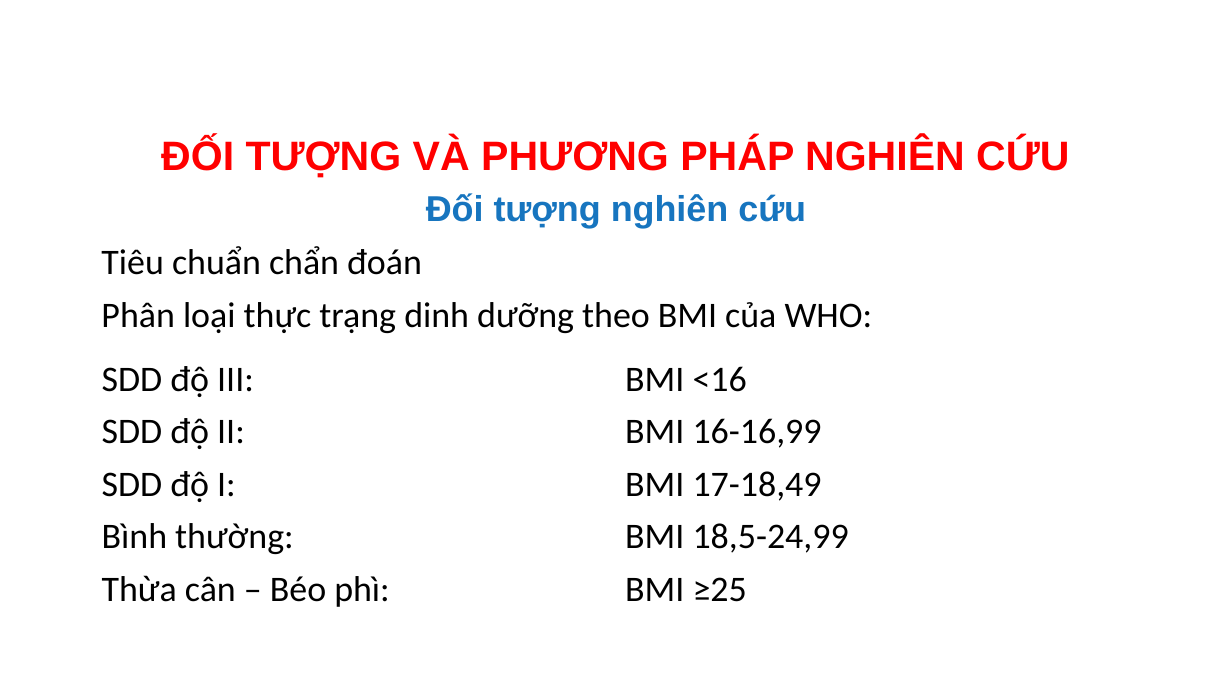
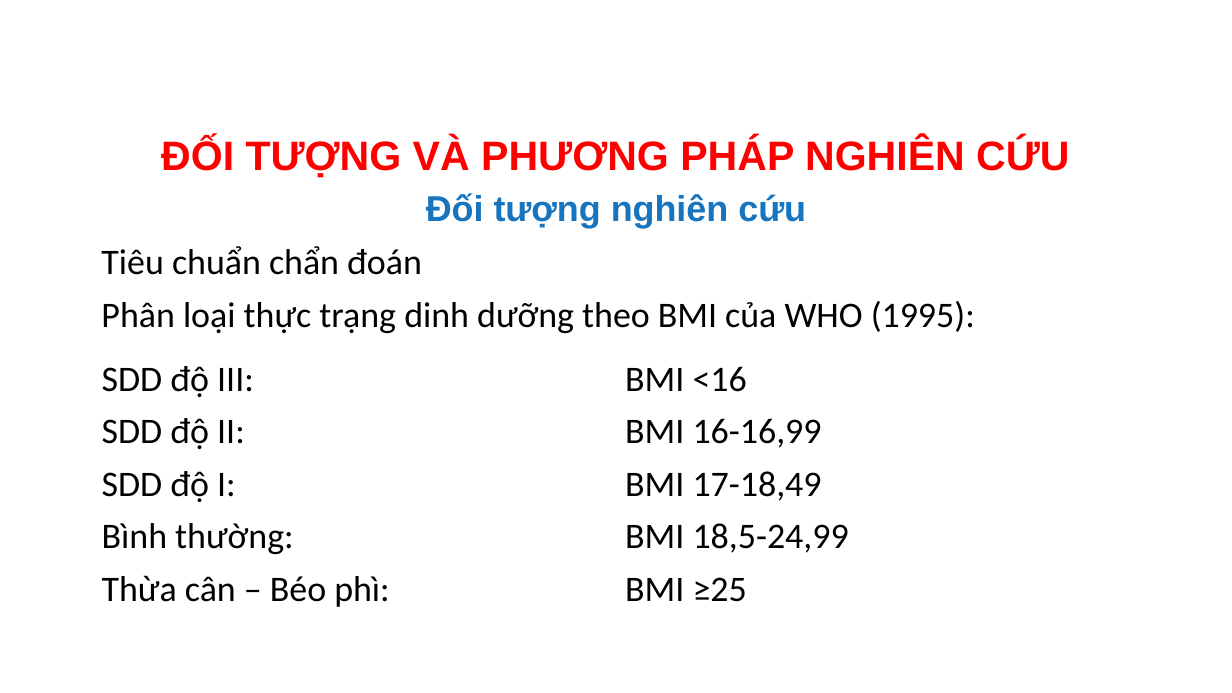
Before and after one commit to MedPocket/HPMUGraduation-thesis, a slide deck: slide 11 of Thuc-trang-va-mot-so-yeu-to-lien-quan-dinh-duong-BN-lao-phoi_Nhat-Nguyen.pptx. Drawn at 1232x693 pixels with LibreOffice and Linux fonts; fonts in the diff are those of the drawing; background and template pictures are left out. Boxes give left, top, right and bottom in pixels: in the first picture for what was removed or moved away, otherwise in the second. Text is boxed around its words. In the diff, an @@ line names an element or a change of style, - is before the commit and + after.

```diff
--- a/Thuc-trang-va-mot-so-yeu-to-lien-quan-dinh-duong-BN-lao-phoi_Nhat-Nguyen.pptx
+++ b/Thuc-trang-va-mot-so-yeu-to-lien-quan-dinh-duong-BN-lao-phoi_Nhat-Nguyen.pptx
@@ text at bbox=[101, 301, 975, 333]: text changed @@
-Phân loại thực trạng dinh dưỡng theo BMI của WHO:
+Phân loại thực trạng dinh dưỡng theo BMI của WHO (1995):
```
Also in this commit, not shown: 4 other slides changed, 4 other files.
